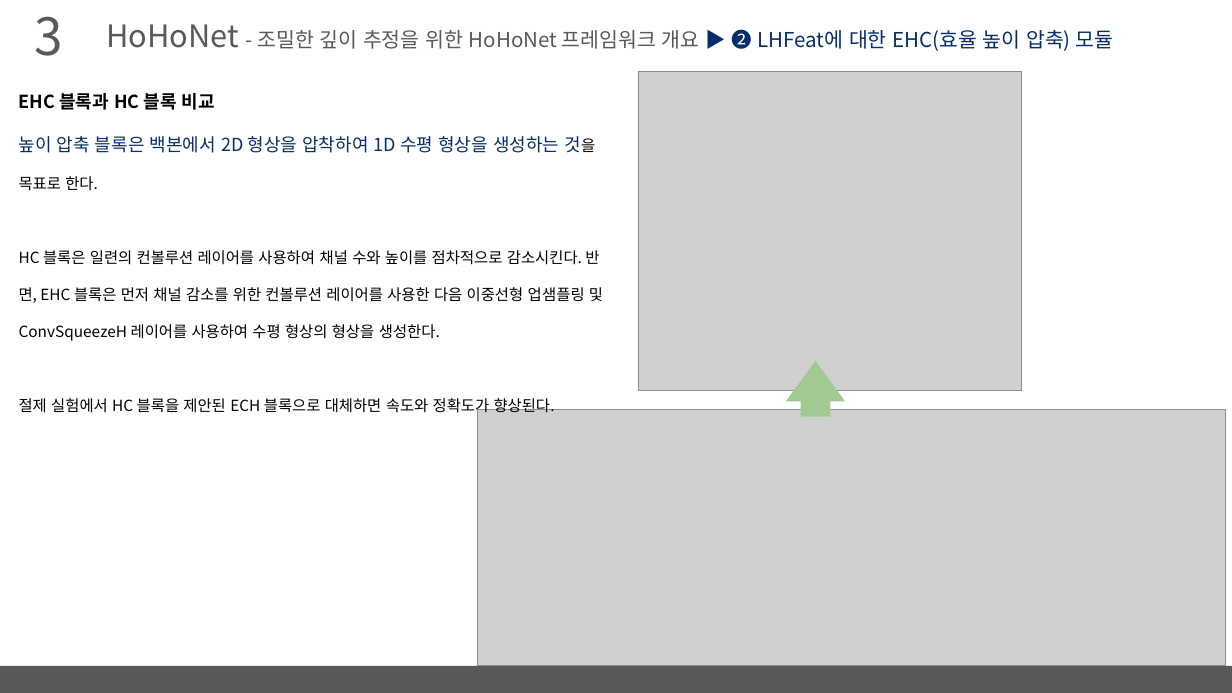
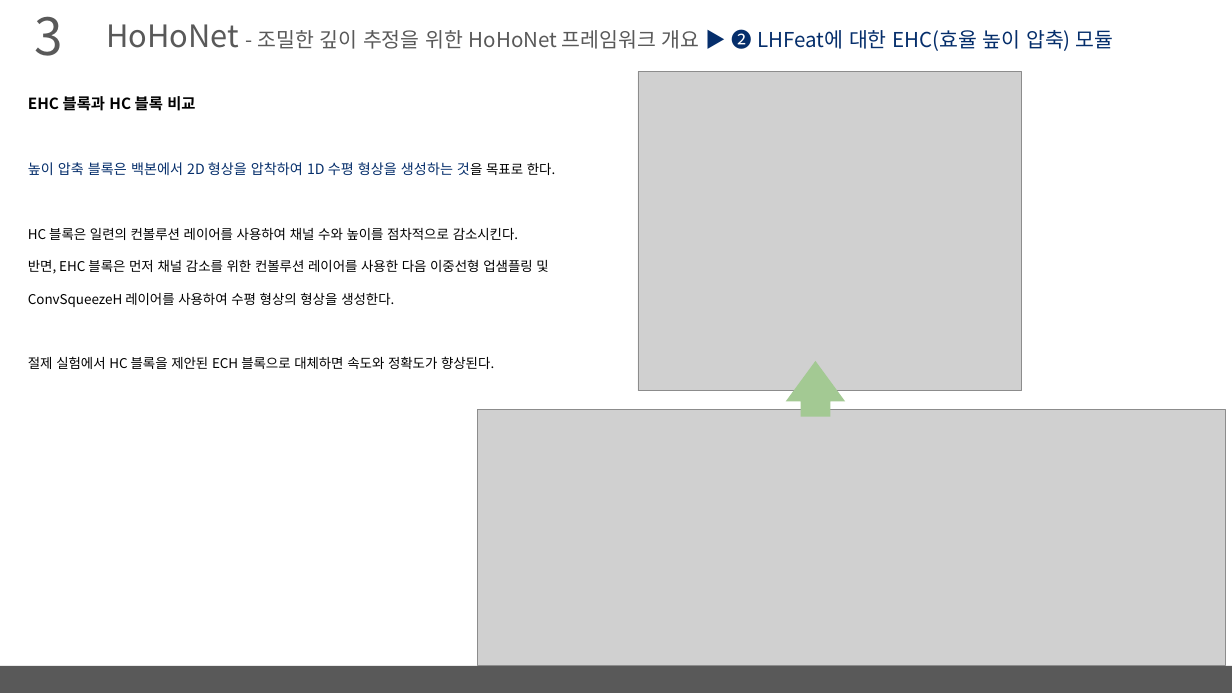
Before and after one commit to arittung/3D_Room_Layout_estimation, a slide deck: slide 13 of LayoutNet-HorizonNet-HoHoNet 정리.pptx (slide 12 before the commit). Drawn at 1232x693 pixels with LibreOffice and Linux fonts; fonts in the diff are those of the drawing; grey boxes stand for pictures. Boxes give left, top, right and bottom in pixels: in the first picture for what was removed or moved away, otherwise in the second. Text is boxed around its words. In the diff, an @@ line names an element or a change of style, - is before the commit and + after.

```diff
--- a/LayoutNet-HorizonNet-HoHoNet 정리.pptx
+++ b/LayoutNet-HorizonNet-HoHoNet 정리.pptx
@@ text "EHC 블록과 HC 블록 비교": place and size @@
-text "EHC 블록과 HC 블록 비교" at (19, 93, 603, 415)
+text "EHC 블록과 HC 블록 비교" at (28, 94, 555, 369)
@@ text at (28, 94, 195, 114): size 14 to 12 pt in "EHC 블록과 HC 블록 비교" @@
@@ text at (28, 162, 555, 369): text changed; size 12 to 10.5 pt @@
-높이 압축 블록은 백본에서 2D 형상을 압착하여 1D 수평 형상을 생성하는 것을 목표로 한다.
-HC 블록은 일련의 컨볼루션 레이어를 사용하여 채널 수와 높이를 점차적으로 감소시킨다. 반면, EHC 블록은 먼저 채널 감소를 위한 컨볼루션 레이어를 사용한 다음 이중선형 업샘플링 및 ConvSqueezeH 레이어를 사용하여 수평 형상의 형상을 생성한다.
-절제 실험에서 HC 블록을 제안된 ECH 블록으로 대체하면 속도와 정확도가 향상된다.
+높이 압축 블록은 백본에서 2D 형상을 압착하여 1D 수평 형상을 생성하는 것을 목표로 한다.
+HC 블록은 일련의 컨볼루션 레이어를 사용하여 채널 수와 높이를 점차적으로 감소시킨다.
+반면, EHC 블록은 먼저 채널 감소를 위한 컨볼루션 레이어를 사용한 다음 이중선형 업샘플링 및 ConvSqueezeH 레이어를 사용하여 수평 형상의 형상을 생성한다.
+절제 실험에서 HC 블록을 제안된 ECH 블록으로 대체하면 속도와 정확도가 향상된다.
```
Also in this commit, not shown: 9 other slides changed, 1 slide added, 1 other file.
